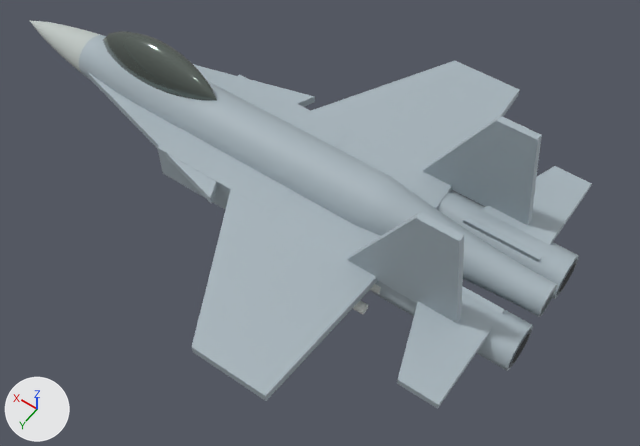
A saved change to the glTF model assets/models/pla_fighter_j16.glb.
Camera for both pictures: a camera (50 mm lens) standing at (-6.29, 7.08, 9.48) and looking at (-1.53, 0.43, -0.97). Arrows for +X, +Y and +Z are at lower left; the lights stay in place. The first picture is the older version. Vertices at exactly the same position are counted once.

Script lines for the objects in view, before the commit:
```python
me_array_face = bpy.data.meshes.new('array_face')
me_array_face.from_pydata(...)  # 81 vertices, 140 faces; spans x 3.4..5.0, y -0.38..0.38, z -0.92..-0.17
me_array_face.materials.append(mat_array_face)  # light grey #bfc7c4
me_canopy_gold = bpy.data.meshes.new('canopy_gold')
me_canopy_gold.from_pydata(...)  # 182 vertices, 360 faces; spans x 0.71..3.1, y -0.3..0.3, z -0.58..0.49
me_canopy_gold.materials.append(mat_canopy_gold)  # grey #727c76
me_missile_body = bpy.data.meshes.new('missile_body')
me_missile_body.from_pydata(...)  # 64 vertices, 112 faces; spans x -2.99..-1.29, y -1.48..1.48, z -0.88..-0.72
me_missile_body.materials.append(mat_missile_body)  # light grey #d4dad7
me_naval_paint = bpy.data.meshes.new('naval_paint')
me_naval_paint.from_pydata(...)  # 412 vertices, 756 faces; spans x -4.99..3.4, y -3.35..3.35, z -1.15..1.15
me_naval_paint.materials.append(mat_naval_paint)  # grey #a7b4bc
me_titanium = bpy.data.meshes.new('titanium')
me_titanium.from_pydata(...)  # 56 vertices, 104 faces; spans x -5.0..-4.95, y -0.99..0.99, z -1.11..-0.53
me_titanium.materials.append(mat_titanium)  # grey #7c8690
ob_array_face = bpy.data.objects.new('array_face', me_array_face)
ob_array_face.location = (0.0, 0.0, 0.0)
ob_canopy_gold = bpy.data.objects.new('canopy_gold', me_canopy_gold)
ob_canopy_gold.location = (0.0, 0.0, 0.0)
ob_missile_body = bpy.data.objects.new('missile_body', me_missile_body)
ob_missile_body.location = (0.0, 0.0, 0.0)
ob_naval_paint = bpy.data.objects.new('naval_paint', me_naval_paint)
ob_naval_paint.location = (0.0, 0.0, 0.0)
ob_titanium = bpy.data.objects.new('titanium', me_titanium)
ob_titanium.location = (0.0, 0.0, 0.0)
```
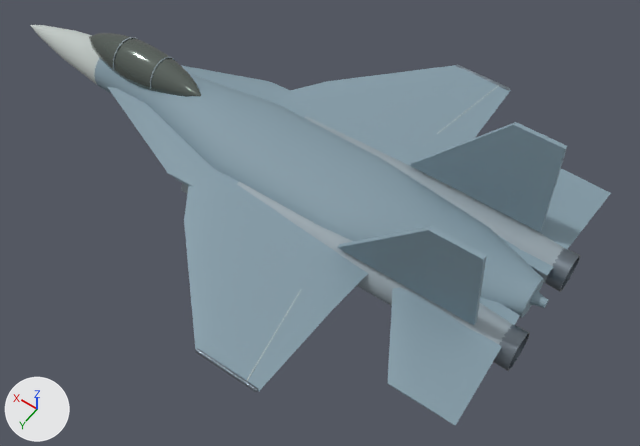
The change, as a list of edits to the scene's bpy script:
```text
Change me_array_face:
    remove me_array_face.from_pydata(...)  # 81 vertices, 140 faces; spans x 3.4..5.0, y -0.38..0.38, z -0.92..-0.17
    add me_array_face.from_pydata(...)  # 148 vertices, 254 faces; spans x -2.46..5.0, y -3.32..3.32, z -0.96..-0.19
    me_array_face part 12: 81 vertices removed from x 3.4..5.0, y -0.38..0.38, z -0.92..-0.17; 128 vertices added at x 3.02..5.0, y -0.41..0.41, z -0.96..-0.19
    me_array_face part 13: 10 vertices added at x -2.46..-2.18, y 1.78..3.32, z -0.55..-0.53
    me_array_face part 14: 10 vertices added at x -2.46..-2.18, y -3.32..-1.78, z -0.55..-0.53
Change me_naval_paint:
    remove me_naval_paint.from_pydata(...)  # 412 vertices, 756 faces; spans x -4.99..3.4, y -3.35..3.35, z -1.15..1.15
    remove me_naval_paint.materials.append(mat_naval_paint)  # grey #a7b4bc
    add me_naval_paint.from_pydata(...)  # 703 vertices, 1336 faces; spans x -4.98..3.02, y -3.32..3.32, z -1.02..1.13
    me_naval_paint part 1: the loose piece of 280 vertices spanning x -4.99..3.4, y -0.5..0.5, z -1.05..-0.05 is rebuilt with 192 vertices and now spans x -4.78..3.02, y -0.84..0.84, z -1.02..-0.12, in mat_airframe_blue (greyish blue #849ba7)
    me_naval_paint part 2: the loose piece of 20 vertices spanning x -4.99..-3.99, y -0.2..0.2, z -0.83..-0.45 is rebuilt with 341 vertices and now spans x -4.98..-3.6, y -0.19..0.19, z -0.82..-0.45, in mat_airframe_blue (greyish blue #849ba7)
    me_naval_paint part 3: the loose piece of 12 vertices spanning x -2.99..0.21, y -3.35..3.35, z -0.61..-0.48 is rebuilt with 33 vertices and now spans x -2.81..0.85, y -3.32..-0.44, z -0.71..-0.48, in mat_airframe_blue (greyish blue #849ba7)
    me_naval_paint part 4: the loose piece of 8 vertices spanning x -4.19..-2.39, y 0.94..1.06, z -0.55..1.15 is rebuilt with 8 vertices and now spans x -4.39..-2.21, y 0.9..1.1, z -0.46..1.13, in mat_airframe_blue (greyish blue #849ba7)
    me_naval_paint part 5: the loose piece of 8 vertices spanning x -4.19..-2.39, y -1.06..-0.94, z -0.55..1.15 is rebuilt with 8 vertices and now spans x -4.39..-2.21, y -1.1..-0.9, z -0.46..1.13, in mat_airframe_blue (greyish blue #849ba7)
    me_naval_paint part 6: the loose piece of 8 vertices spanning x -4.59..-3.39, y 0.5..2.2, z -0.6..-0.49 is rebuilt with 22 vertices and now spans x -4.88..-2.81, y 0.4..2.27, z -0.67..-0.51, in mat_airframe_blue (greyish blue #849ba7)
    me_naval_paint part 7: the loose piece of 8 vertices spanning x -4.59..-3.39, y -2.2..-0.5, z -0.6..-0.49 is rebuilt with 22 vertices and now spans x -4.88..-2.81, y -2.27..-0.4, z -0.67..-0.51, in mat_airframe_blue (greyish blue #849ba7)
    me_naval_paint part 8: the loose piece of 6 vertices spanning x -0.19..3.2, y 0.4..1.3, z -0.61..-0.48 is rebuilt with 22 vertices and now spans x -2.07..2.92, y 0.35..1.24, z -0.69..-0.4, in mat_airframe_blue (greyish blue #849ba7)
    me_naval_paint part 9: the loose piece of 6 vertices spanning x -0.19..3.2, y -1.3..-0.4, z -0.61..-0.48 is rebuilt with 22 vertices and now spans x -2.07..2.92, y -1.24..-0.35, z -0.69..-0.4, in mat_airframe_blue (greyish blue #849ba7)
    me_naval_paint part 10: a new loose piece of 33 vertices spanning x -2.81..0.85, y 0.44..3.32, z -0.71..-0.48, in mat_airframe_blue (greyish blue #849ba7)
    me_naval_paint part 11: 56 vertices removed from x -4.99..1.11, y -1.05..1.05, z -1.15..-0.47
    add me_naval_paint.materials.append(mat_airframe_blue)  # greyish blue #849ba7
Change me_canopy_gold:
    remove me_canopy_gold.from_pydata(...)  # 182 vertices, 360 faces; spans x 0.71..3.1, y -0.3..0.3, z -0.58..0.49
    add me_canopy_gold.from_pydata(...)  # 182 vertices, 360 faces; spans x 1.02..3.44, y -0.35..0.35, z -0.52..0.21
    me_canopy_gold part 20: the whole mesh is scaled about its middle by (1.01, 1.15, 0.684), then moved by (0.33, 0.0, -0.11)
Change me_titanium:
    remove me_titanium.from_pydata(...)  # 56 vertices, 104 faces; spans x -5.0..-4.95, y -0.99..0.99, z -1.11..-0.53
    add me_titanium.from_pydata(...)  # 296 vertices, 584 faces; spans x -5.0..-1.65, y -3.35..3.35, z -1.09..-0.51
    me_titanium part 15: a new loose piece, a 10-sided cylinder along x spanning x -2.633..-1.645, y 3.287..3.346, z -0.575..-0.518, in mat_titanium (grey #7c8690)
    me_titanium part 16: a new loose piece, a 10-sided cylinder along x spanning x -2.633..-1.645, y -3.346..-3.287, z -0.575..-0.518, in mat_titanium (grey #7c8690)
    me_titanium part 17: a new loose piece of 128 vertices spanning x -5.0..-4.49, y 0.48..1.06, z -1.09..-0.51, in mat_titanium (grey #7c8690)
    me_titanium part 18: a new loose piece of 128 vertices spanning x -5.0..-4.49, y -1.06..-0.48, z -1.09..-0.51, in mat_titanium (grey #7c8690)
    me_titanium part 19: 56 vertices removed from x -5.0..-4.95, y -0.99..0.99, z -1.11..-0.53
Remove ob_missile_body:
    ob_missile_body = bpy.data.objects.new('missile_body', me_missile_body)
Add ob_airframe:
    ob_airframe = bpy.data.objects.new('airframe', me_airframe)  # 378 vertices, 688 faces; spans x -4.88..2.58, y -1.1..1.1, z -1.13..0.21; in mat_airframe (grey #94a2aa)
    ob_airframe.location = (0.0, 0.0, 0.0)
```

Location of each change, [x1, y1, x2, y2] in pixels of the pictures (640 x 446 px; the box of a moved part takes in the faces that stretch with it):
'naval_paint', reshaped: before [79, 35, 592, 409]; after [94, 58, 611, 426]
'airframe', added: after [113, 37, 564, 344]
'canopy_gold', moved, rescaled (7% shorter): before [103, 31, 217, 100]; after [89, 33, 201, 97]
'titanium', reshaped (451% wider, 202% taller): before [509, 259, 578, 367]; after [195, 64, 580, 392]
'array_face', reshaped: before [29, 20, 100, 72]; after [30, 25, 499, 381]
'missile_body', deleted (mostly hidden): before [352, 284, 381, 314]
part 1 of me_naval_paint, rebuilt (8% shorter): before [79, 35, 557, 317]; after [94, 58, 544, 318]
part 2 of me_naval_paint, rebuilt: before [534, 294, 553, 316]; after [529, 290, 549, 308]
part 3 of me_naval_paint, rebuilt: before [192, 61, 519, 401]; after [285, 65, 511, 171]
part 4 of me_naval_paint, rebuilt (28% wider, 11% shorter): before [347, 212, 464, 323]; after [337, 226, 487, 325]
part 5 of me_naval_paint, rebuilt (32% wider): before [423, 116, 542, 225]; after [409, 122, 567, 232]
part 6 of me_naval_paint, rebuilt: before [397, 286, 505, 409]; after [387, 288, 520, 426]
part 7 of me_naval_paint, rebuilt: before [463, 166, 592, 262]; after [471, 169, 611, 275]
part 8 of me_naval_paint, rebuilt: before [86, 71, 217, 203]; after [108, 87, 219, 187]
part 9 of me_naval_paint, rebuilt: before [193, 64, 315, 107]; after [181, 65, 293, 108]
part 10 of me_naval_paint, added: after [184, 172, 368, 391]
part 11 of me_naval_paint, deleted: before [157, 74, 579, 371]
part 12 of me_array_face, moved or reshaped: before [29, 20, 100, 72]; after [30, 25, 99, 84]
part 13 of me_array_face, added: after [247, 289, 302, 381]
part 14 of me_array_face, added: after [437, 85, 499, 134]
part 15 of me_titanium, added: after [195, 348, 259, 392]
part 16 of me_titanium, added: after [456, 64, 510, 91]
part 17 of me_titanium, added: after [493, 325, 530, 371]
part 18 of me_titanium, added: after [545, 248, 580, 292]
part 19 of me_titanium, deleted: before [509, 259, 578, 367]
